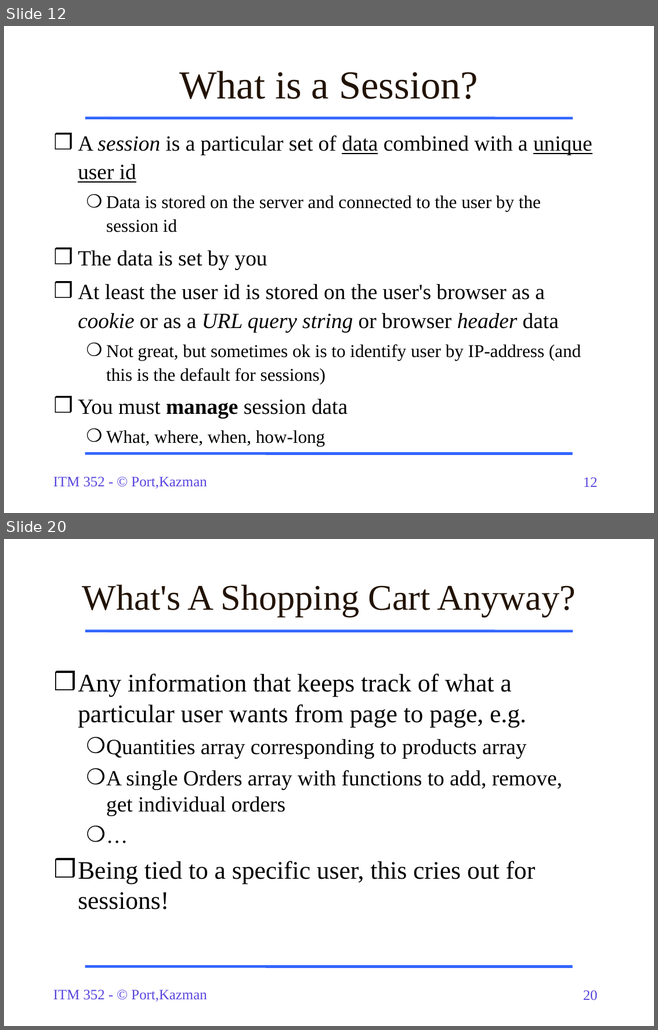
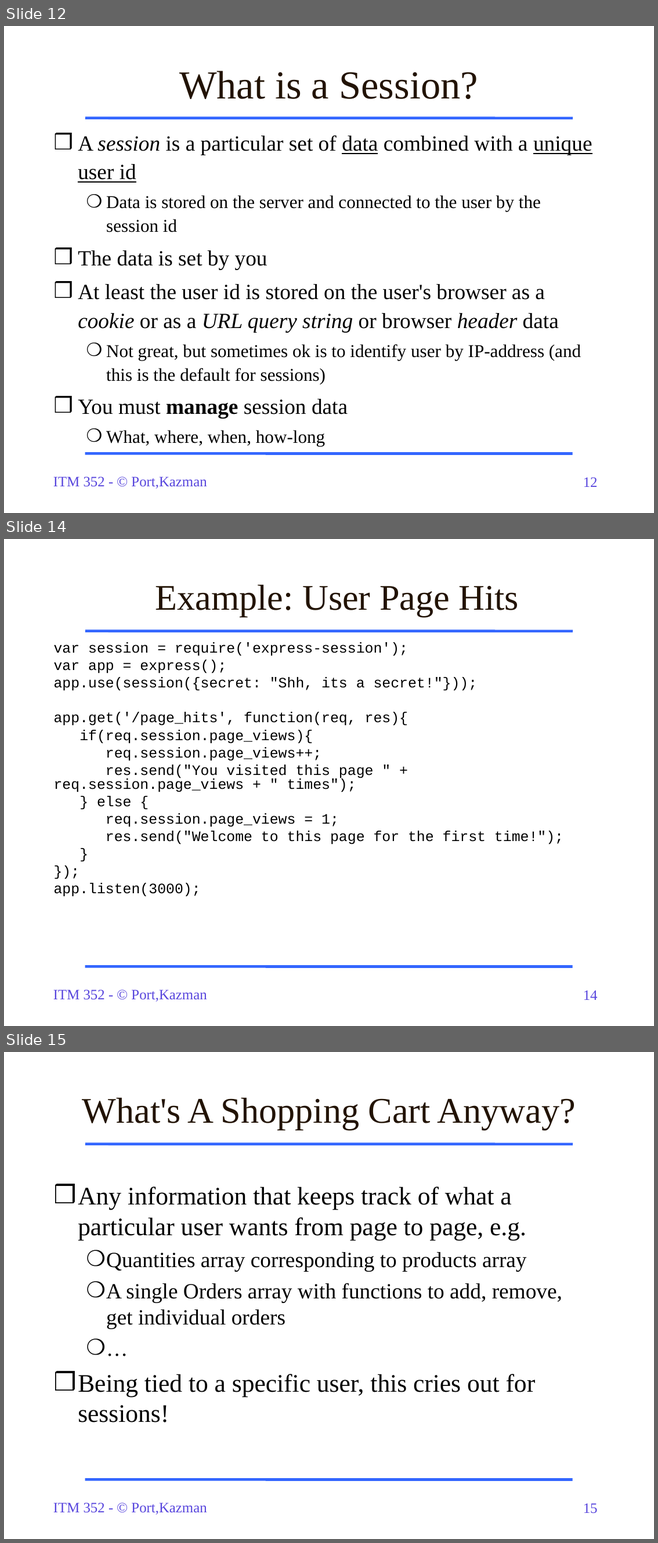
Before and after one commit to dport96/ITM352, a slide deck: morea/170.Cookies-Sessions/ITM352_Cookies_Sessions.ppt. Shown one above the other, each under a label of ours: slides 12 and 20 before the commit, slides 12, 14 and 15 after it; the slides between them are not shown. The pictures are 658x1030 and 658x1543 pixels, drawn with LibreOffice and Linux fonts; fonts in the diff are those of the drawing. Boxes give left, top, right and bottom in pixels: in the first picture for what was removed or moved away, otherwise in the second. Text is boxed around its words. In the diff, an @@ line names an element or a change of style, - is before the commit and + after.

```diff
--- a/morea/170.Cookies-Sessions/ITM352_Cookies_Sessions.ppt
+++ b/morea/170.Cookies-Sessions/ITM352_Cookies_Sessions.ppt
@@ slide 14 added at <box>4,539,654,1026</box>, background #FFFFFF; not listed: 4 template elements that a slide beside it also shows @@
@@ text added at <box>155,584,518,617</box>, 40 pt, text #221304 @@
+Example: User Page Hits
@@ text added at <box>54,642,563,896</box>, 16 pt, text #000000 @@
+var session = require('express-session');
+var app = express();
+app.use(session({secret: "Shh, its a secret!"}));
+app.get('/page_hits', function(req, res){
+if(req.session.page_views){
+req.session.page_views++;
+res.send("You visited this page " + req.session.page_views + " times");
+} else {
+req.session.page_views = 1;
+res.send("Welcome to this page for the first time!");
+}
+});
+app.listen(3000);
@@ what was slide 20 is now slide 15 @@
@@ page number at <box>583,1503,597,1514</box>: text changed @@
-20
+15
```
Also in this commit, not shown: 6 slides changed, 1 other slide added, 8 slides removed, 1 other file.
